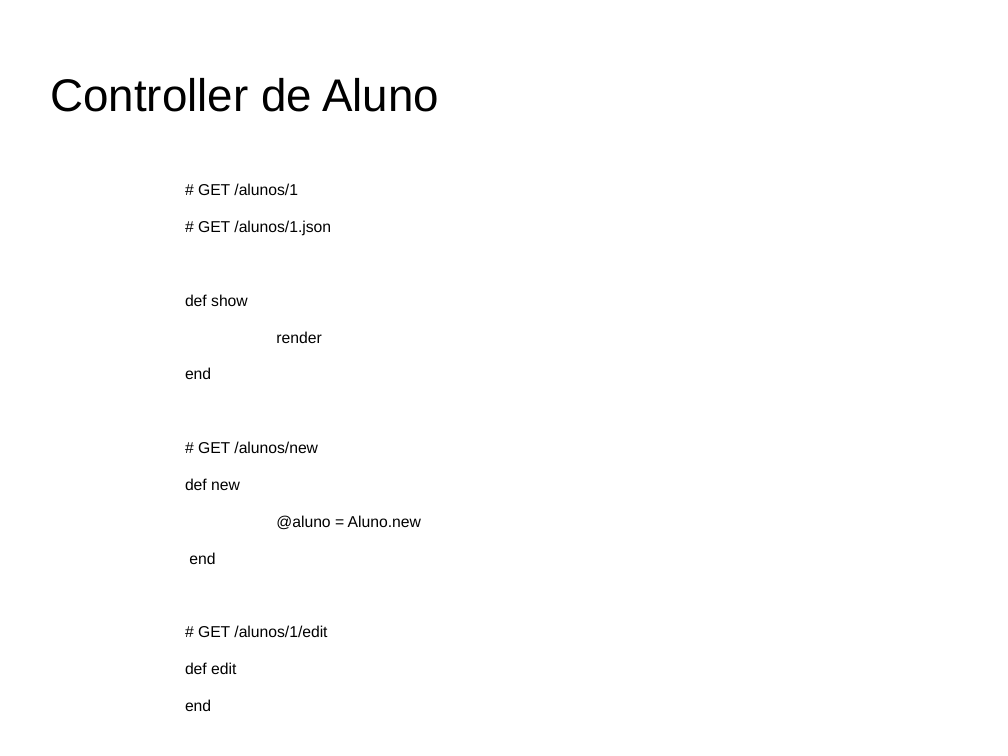
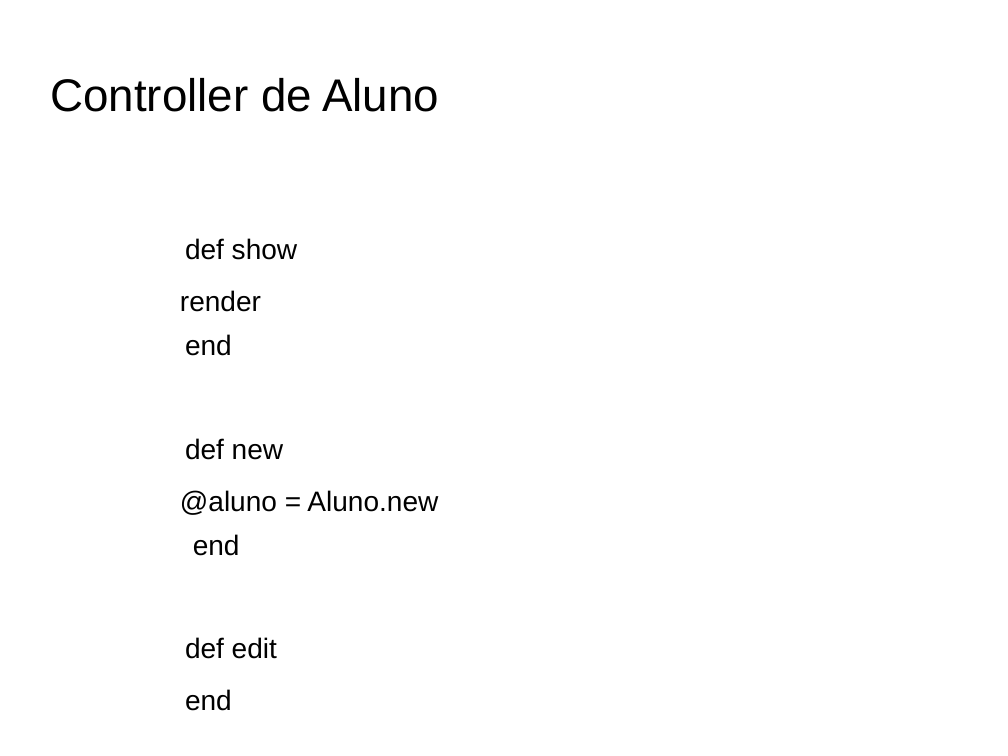
Before and after one commit to brunojus/cicmonit, a slide deck: slide 9 of Apresentacao.odp. Drawn at 1008x756 pixels with LibreOffice and Linux fonts; fonts in the diff are those of the drawing; background and template pictures are left out. Boxes give left, top, right and bottom in pixels: in the first picture for what was removed or moved away, otherwise in the second. Text is boxed around its words. In the diff, an @@ line names an element or a change of style, - is before the commit and + after.

```diff
--- a/Apresentacao.odp
+++ b/Apresentacao.odp
@@ text "def show" at (180, 238, 438, 711): size 12.3 to 22.1 pt; list level 1 to 3 in "render"; list level 1 to 3 in "@aluno = Aluno.new" @@
@@ text at (198, 183, 331, 236): paragraphs removed @@
-# GET /alunos/1
-# GET /alunos/1.json
@@ text at (198, 441, 318, 453): paragraph removed @@
-# GET /alunos/new
@@ text at (198, 625, 327, 637): paragraph removed @@
-# GET /alunos/1/edit
```
Also in this commit, not shown: 16 other slides changed, 2 slides removed.
